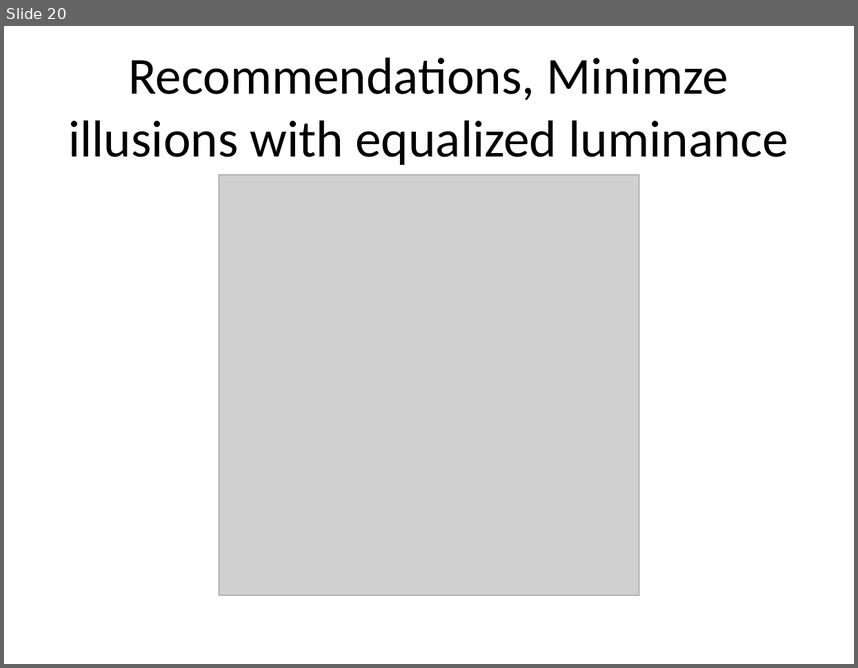
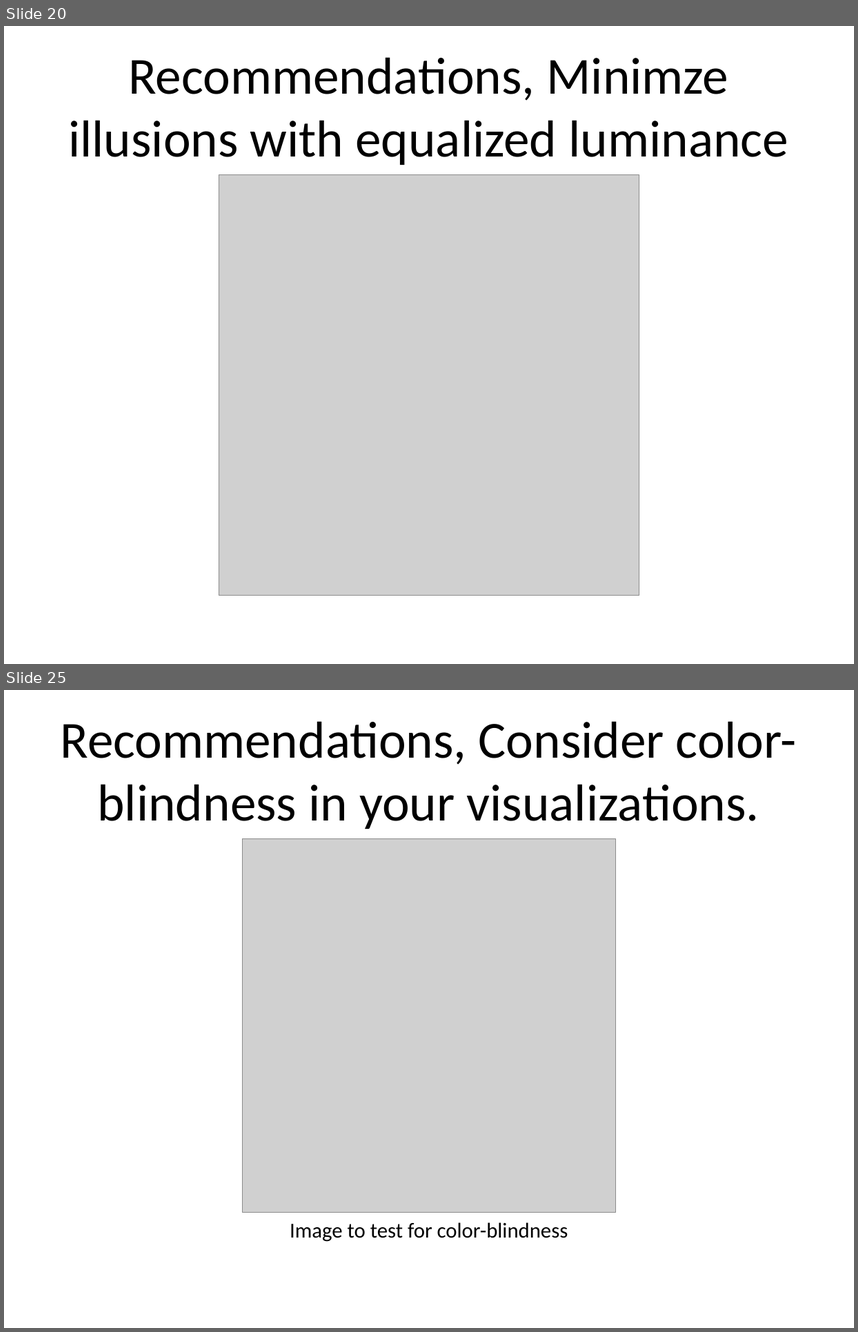
Before and after one commit to pmean/data-visualization, a slide deck: data-viz-02/component/recommendations-colors.pptx. Shown one above the other, each under a label of ours: slide 20 before the commit, slides 20 and 25 after it; the slides between them are not shown. The pictures are 858x668 and 858x1332 pixels, drawn with LibreOffice and Linux fonts; fonts in the diff are those of the drawing; grey boxes stand for pictures. Boxes give left, top, right and bottom in pixels: in the first picture for what was removed or moved away, otherwise in the second. Text is boxed around its words. In the diff, an @@ line names an element or a change of style, - is before the commit and + after.

Commit message:
Finalized color recommendations in data-viz-02

```diff
--- a/data-viz-02/component/recommendations-colors.pptx
+++ b/data-viz-02/component/recommendations-colors.pptx
@@ slide 25 added at (4,690,854,1328), background #FFFFFF @@
@@ title added at (60,721,797,829), 44 pt, text #000000 @@
+Recommendations, Consider color-blindness in your visualizations.
@@ picture added at (243,839,616,1212) @@
@@ text added at (290,1222,568,1241), 18 pt, text #000000 @@
+Image to test for color-blindness
```
Also in this commit, not shown: 3 slides changed, 4 other slides added, 3 slides removed, 1 other file.
